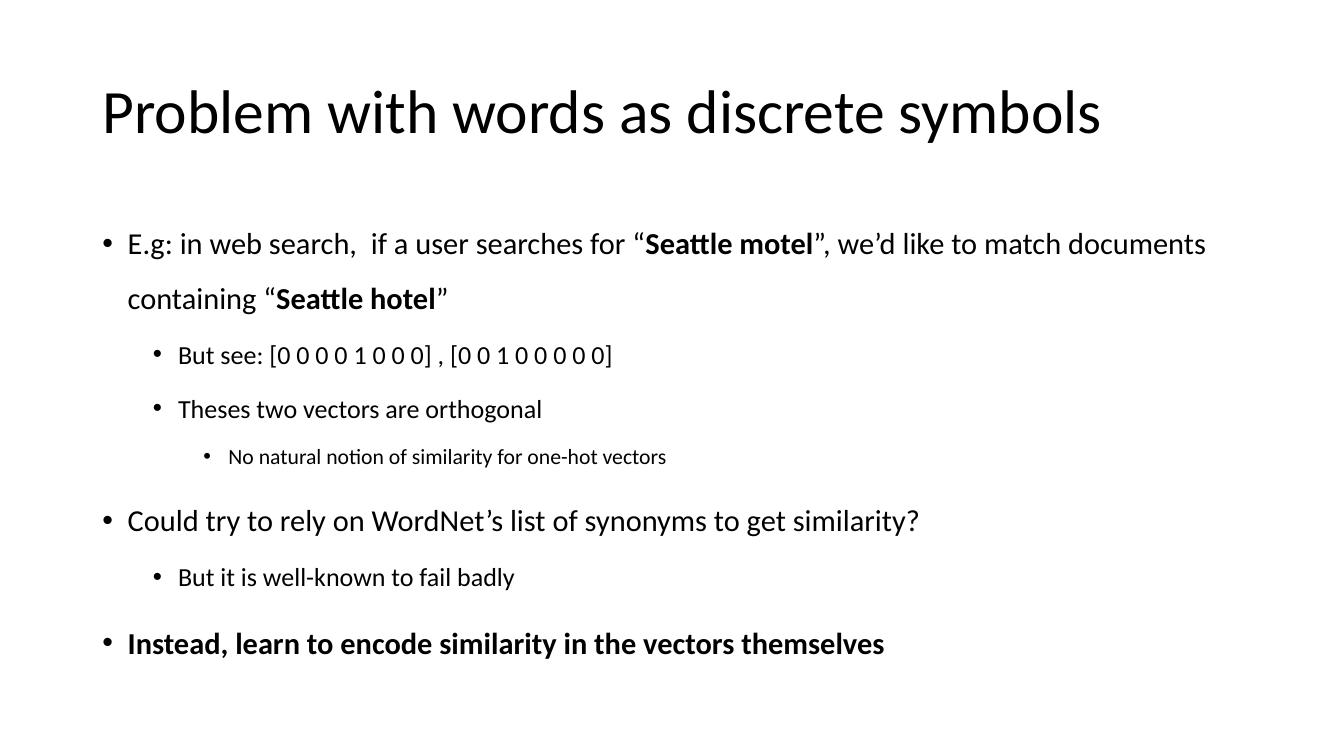
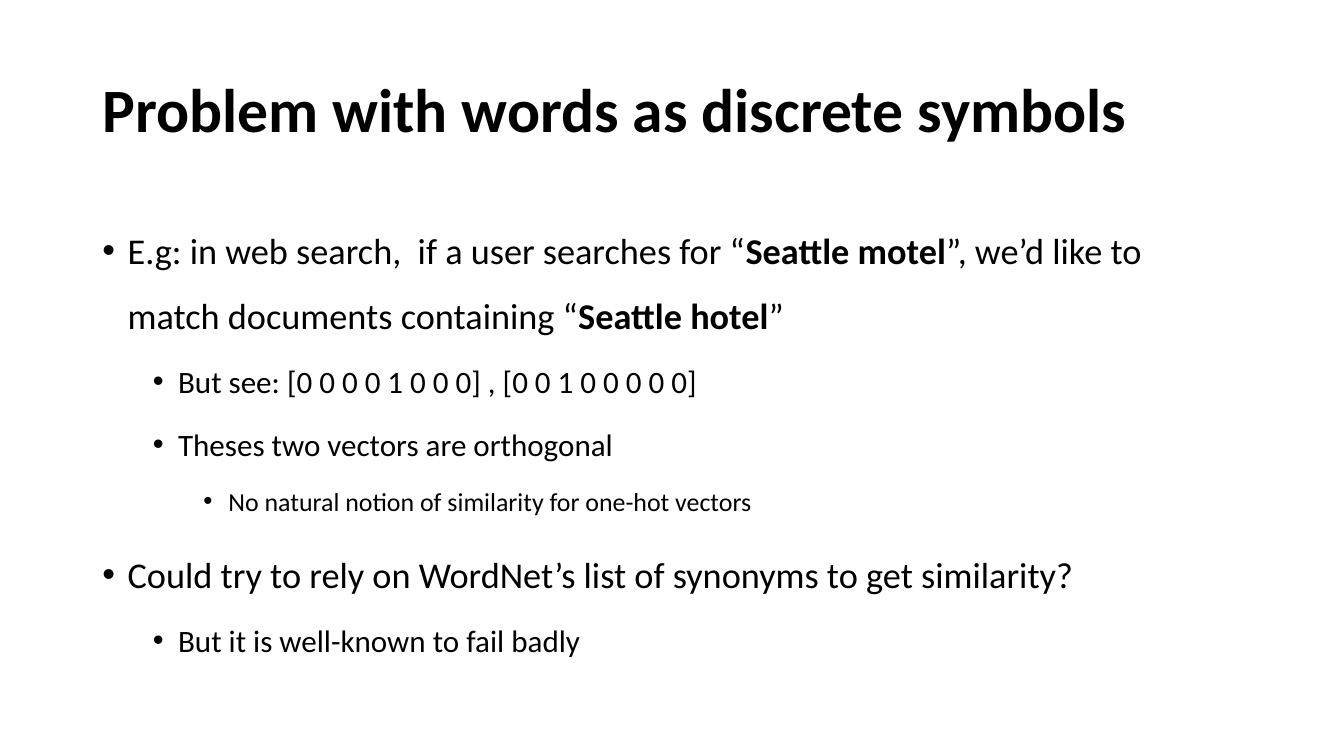
Before and after one commit to YeabinMoonEcon/BUS211, a slide deck: slide 13 of BUS243_NLP/lecture_notes/Lecture5.pptx (slide 12 before the commit). Drawn at 1344x756 pixels with LibreOffice and Linux fonts; fonts in the diff are those of the drawing. Boxes give left, top, right and bottom in pixels: in the first picture for what was removed or moved away, otherwise in the second. Text is boxed around its words. In the diff, an @@ line names an element or a change of style, - is before the commit and + after.

```diff
--- a/BUS243_NLP/lecture_notes/Lecture5.pptx
+++ b/BUS243_NLP/lecture_notes/Lecture5.pptx
@@ title "Problem with words as discrete ..." at [102, 88, 1126, 142]: bold on @@
@@ text "E.g: in web search, if ..." at [128, 238, 1142, 657]: size 21.7 to 25.9 pt in "E.g: in web search, if a user ...", "Could try to rely on WordNet’s list ..."; size 18.6 to 22.2 pt in "But see: [0 0 0 0 1 ...", "Theses two vectors are orthogonal", "But it is well-known to fail badly"; size 15.5 to 18.5 pt in "No natural notion of similarity for one-hot ..." @@
@@ text at [128, 632, 884, 659]: paragraph removed @@
-• Instead, learn to encode similarity in the vectors themselves
```
Also in this commit, not shown: 19 other slides changed, 3 slides added, 2 other files.
